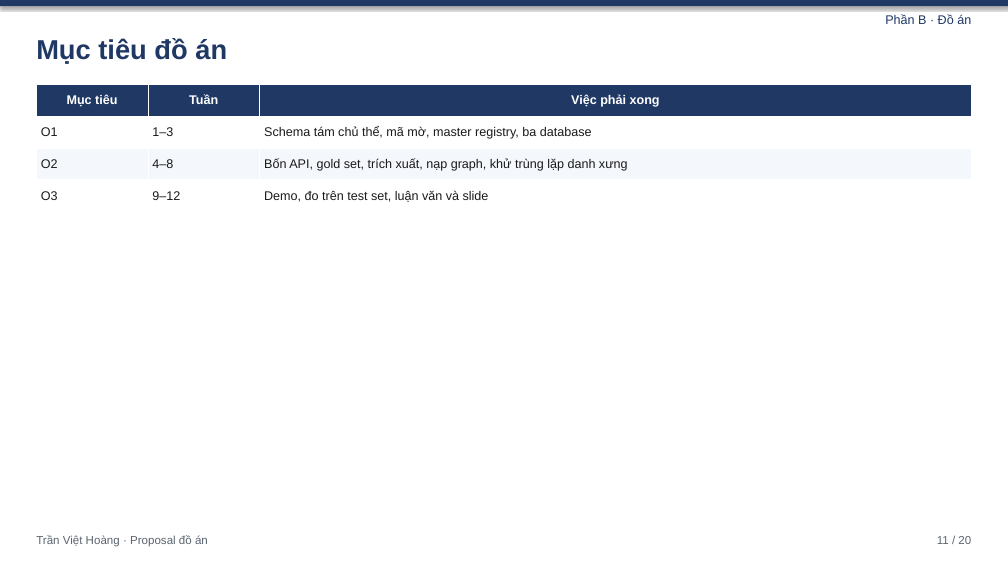
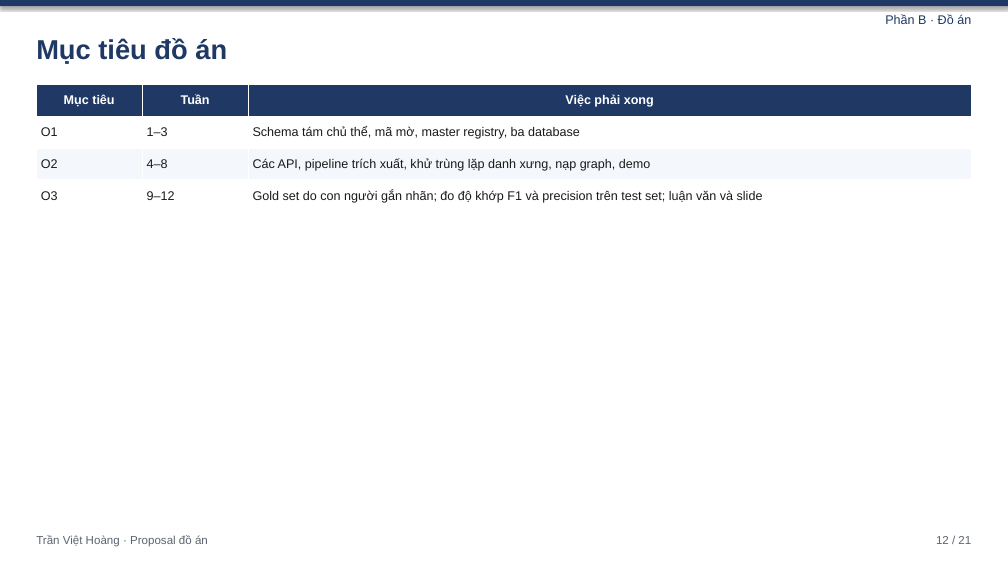
Before and after one commit to quac17/History-graph-db, a slide deck: slide 12 of Do An/slide-bao-cao-proposal.pptx (slide 11 before the commit). Drawn at 1008x567 pixels with LibreOffice and Linux fonts; fonts in the diff are those of the drawing. Boxes give left, top, right and bottom in pixels: in the first picture for what was removed or moved away, otherwise in the second. Text is boxed around its words. In the diff, an @@ line names an element or a change of style, - is before the commit and + after.

```diff
--- a/Do An/slide-bao-cao-proposal.pptx
+++ b/Do An/slide-bao-cao-proposal.pptx
@@ table at <box>36,85,972,212</box> @@
-row 3, column 3: Bốn API, gold set, trích xuất, nạp graph, khử trùng lặp danh xưng
+row 3, column 3: Các API, pipeline trích xuất, khử trùng lặp danh xưng, nạp graph, demo
-row 4, column 3: Demo, đo trên test set, luận văn và slide
+row 4, column 3: Gold set do con người gắn nhãn; đo độ khớp F1 và precision trên test set; luận văn và slide
@@ text at <box>936,536,971,544</box>: text changed @@
-11 / 20
+12 / 21
```
Also in this commit, not shown: 19 other slides changed, 1 slide added, 16 other files.
